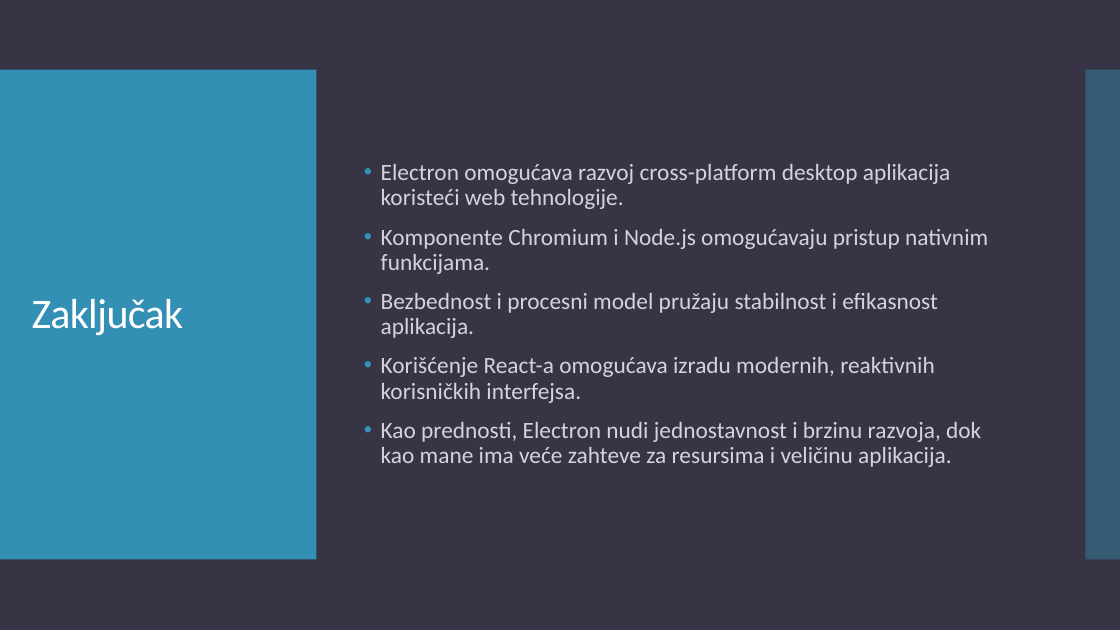
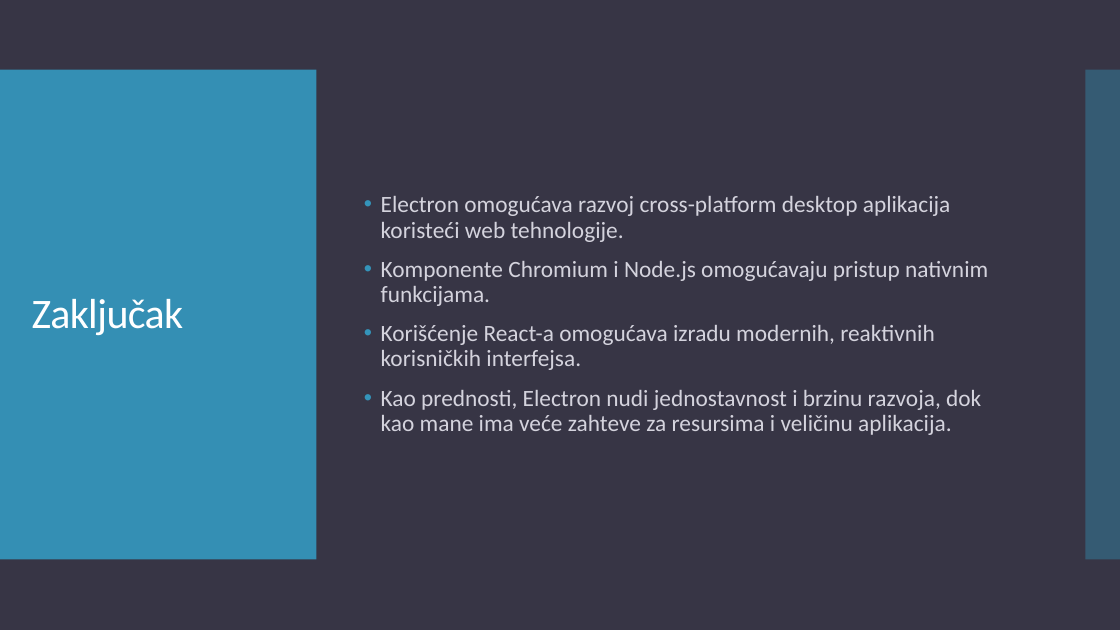
Before and after one commit to teodora18040cvetkovic/electron_react, a slide deck: slide 18 of Electron.pptx (slide 20 before the commit). Drawn at 1120x630 pixels with LibreOffice and Linux fonts; fonts in the diff are those of the drawing. Boxes give left, top, right and bottom in pixels: in the first picture for what was removed or moved away, otherwise in the second. Text is boxed around its words. In the diff, an @@ line names an element or a change of style, - is before the commit and + after.

```diff
--- a/Electron.pptx
+++ b/Electron.pptx
@@ text at [381,293,938,338]: paragraph removed @@
-• Bezbednost i procesni model pružaju stabilnost i efikasnost aplikacija.
```
Also in this commit, not shown: 6 other slides changed, 2 slides added, 4 slides removed, 1 other file.
